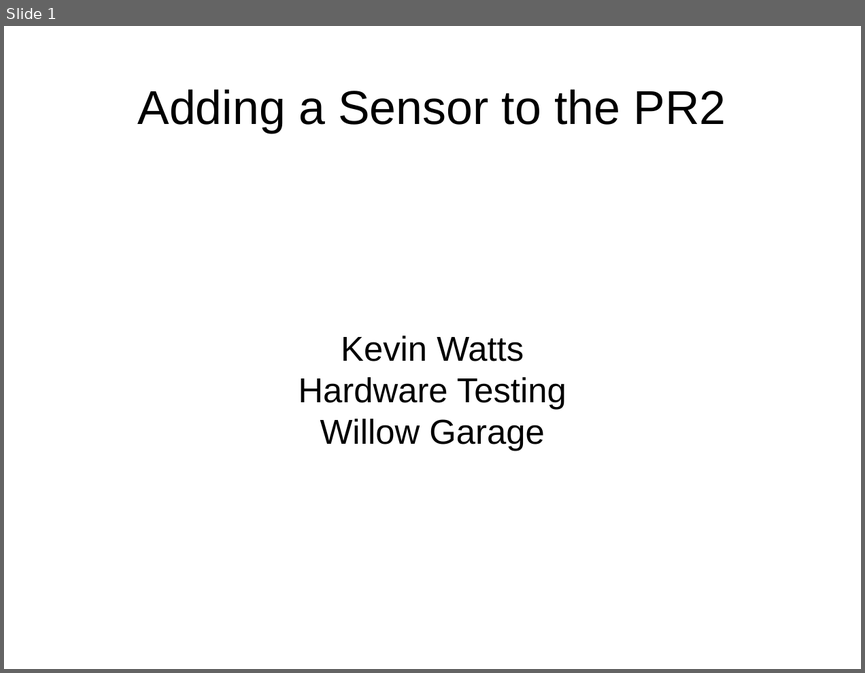
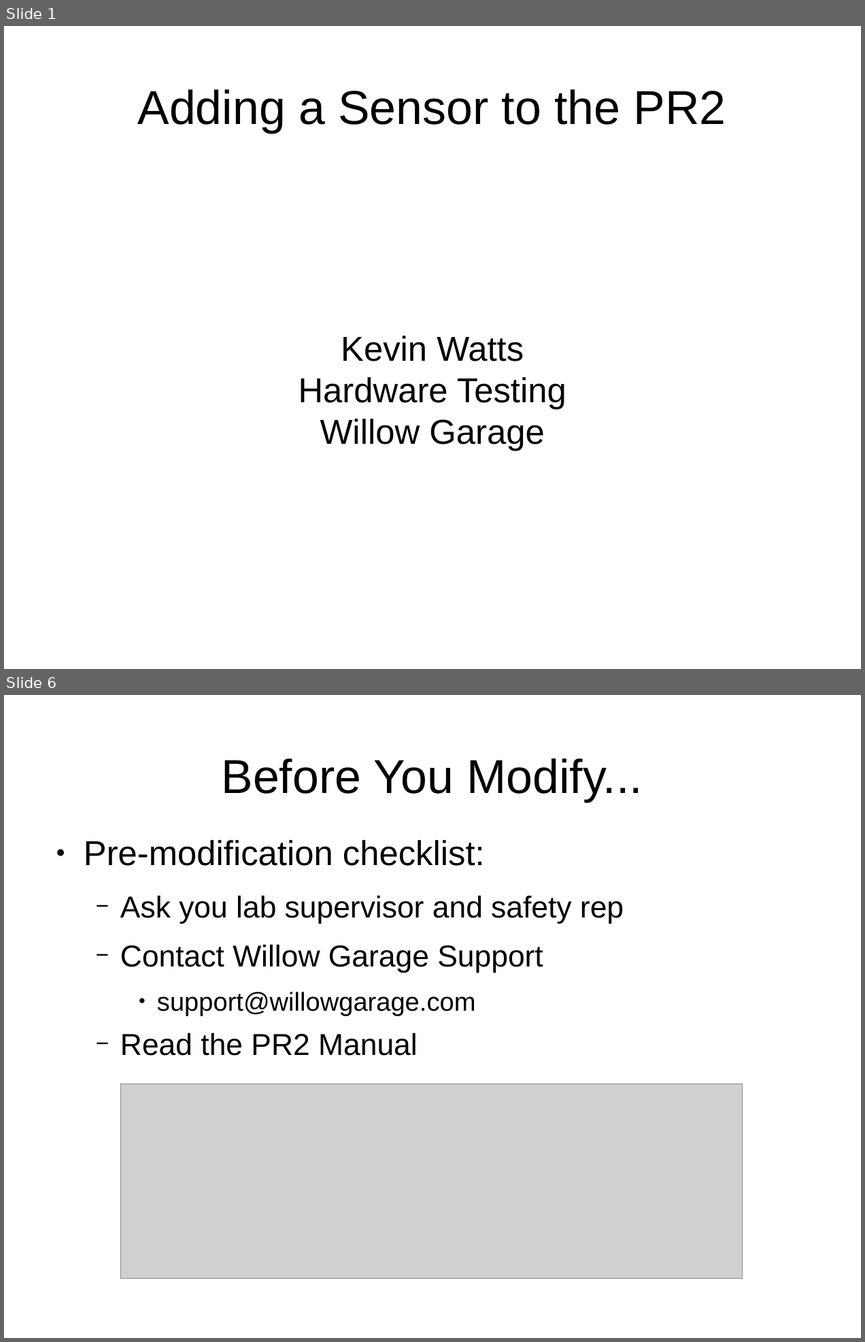
Before and after one commit to PR2/pr2_docs, a slide deck: pr2_training_workshop/modifying_pr2/adding_sensor.odp. Shown one above the other, each under a label of ours: slide 1 before the commit, slides 1 and 6 after it; the slides between them are not shown. The pictures are 865x673 and 865x1342 pixels, drawn with LibreOffice and Linux fonts; fonts in the diff are those of the drawing; grey boxes stand for pictures. Boxes give left, top, right and bottom in pixels: in the first picture for what was removed or moved away, otherwise in the second. Text is boxed around its words. In the diff, an @@ line names an element or a change of style, - is before the commit and + after.

Commit message:
Adding a sensor has links to tutorials, pictures, instructions. #29

```diff
--- a/pr2_training_workshop/modifying_pr2/adding_sensor.odp
+++ b/pr2_training_workshop/modifying_pr2/adding_sensor.odp
@@ slide 6 added at [4, 695, 861, 1338], background #FFFFFF @@
@@ title added at [222, 758, 643, 802], 44 pt, text #000000 @@
+Before You Modify...
@@ text added at [84, 840, 623, 1055], 28 pt, text #000000 @@
+● Pre-modification checklist:
+  − Ask you lab supervisor and safety rep
+  − Contact Willow Garage Support
+    ● support@willowgarage.com
+  − Read the PR2 Manual
@@ picture added at [121, 1084, 742, 1278] @@
```
Also in this commit, not shown: 7 slides changed, 6 other slides added, 2 slides removed.
